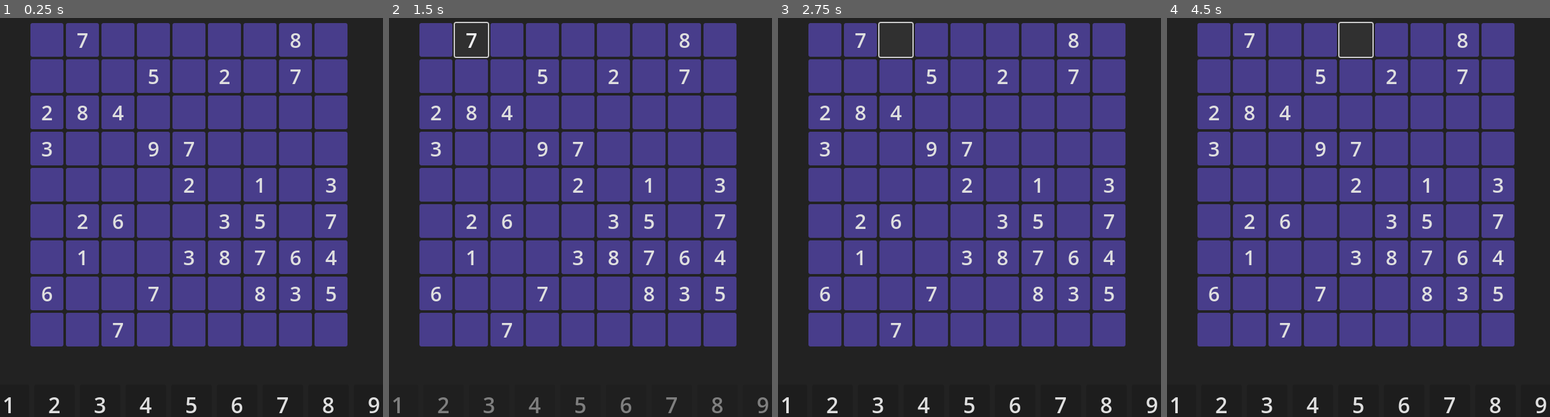
Above: before the commit, frames 1-4 (left to right).
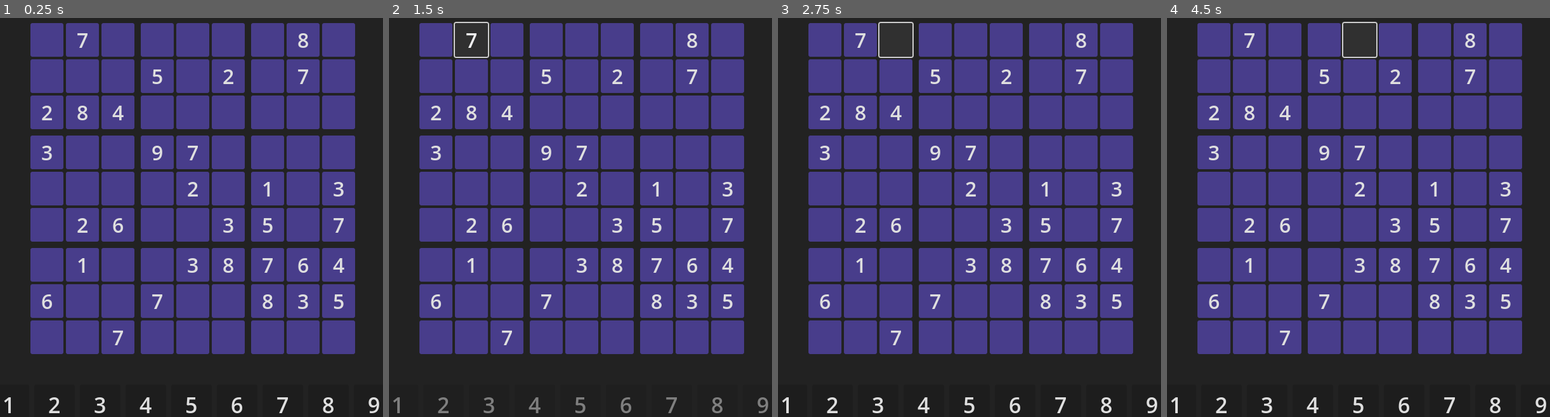
Above: after the commit, the same moments.

Repository: ba6ul/Sudooku
Game: Godot game, scene res://scenes/Game.tscn
Two runs of this game, one before a commit and one after it. Both use one fixed random seed, a clock stepped at 60 frames per second and the inputs below. The project has no main scene, so this scene is started directly.
Inputs (mouse positions are in pixels of both pictures, inside the frame that each line leads up to):
- Up to frame 1 (0.25 s): no input
- Up to frame 2 (1.5 s): click (434, 37) at 0.52 s; click "7" at 1.25 s
- Up to frame 3 (2.75 s): click (896, 37) at 2.02 s
- Up to frame 4 (4.5 s): click (1320, 37) at 2.77 s; click (1324, 37) at 3.52 s; click (1354, 37) at 4.27 s

The runs differ from the first frame. In frame 1, 18% of the frame differs, in the area x 7-93%, y 1-85%; in frame 2, 18%; in frame 3, 18%; in frame 4, 18%, in the area x 7-93%, y 0-85%.

Commit message:
Adds Gap between Row and Col

Diff:
--- a/scripts/game.gd
+++ b/scripts/game.gd
@@ -2,6 +2,8 @@
 
 @onready var grid:GridContainer = $GridContainer
 @onready var button: Button = $Button
+
+
 
 
 
@@ -56,10 +58,20 @@
 	stylebox.bg_color = Settings.Cell_rang
 	button.add_theme_stylebox_override("normal", stylebox)
 
+	#v3 Adds gap
+	var gap_size = 6
+	var gap_Container = MarginContainer.new()
+
+	if row > 0 and row % 3 == 0:
+		gap_Container.add_theme_constant_override("margin_top", gap_size)
+
+	if col > 0 and col % 3 == 0:
+		gap_Container.add_theme_constant_override("margin_left", gap_size)
+	gap_Container.add_child(button)
 
 	button.custom_minimum_size = Vector2(52, 52)
 	button.pressed.connect(_on_grid_button_pressed.bind(pos, ans))
-	grid.add_child(button)
+	grid.add_child(gap_Container)
 	return button
 
 func _on_grid_button_pressed(pos: Vector2i, ans):
